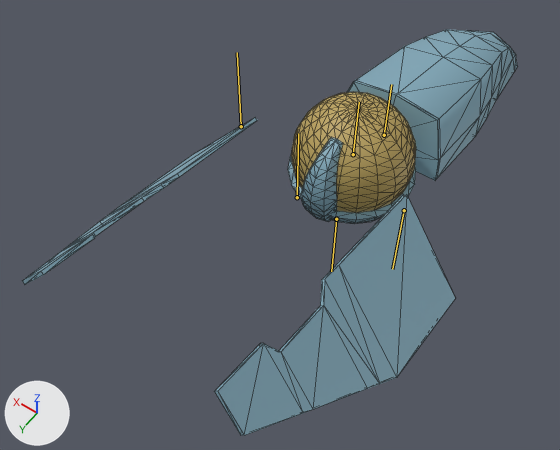
The FBX model Work/Unreal/ParticleRush/Import/Final/Rush_E/Anims/animmesh_Rush_idle.fbx, before and after one commit.
Before and after are seen from a camera (50 mm lens) standing at (-0.8, 1.73, 1.9) and looking at (0.15, 0.4, -0.19). The axes (+X, +Y, +Z) are drawn at lower left. The lights are the same throughout. The bones that bend it are drawn over the model as lines. Mesh edges are drawn as thin lines.

In view in the first picture: 'engine_geo', 'harness_luck_geo', 'lefte_wing_geo', 'prticle_sphere_geo', 'right_wing_geo', 'wing_supportColumn_geo'.
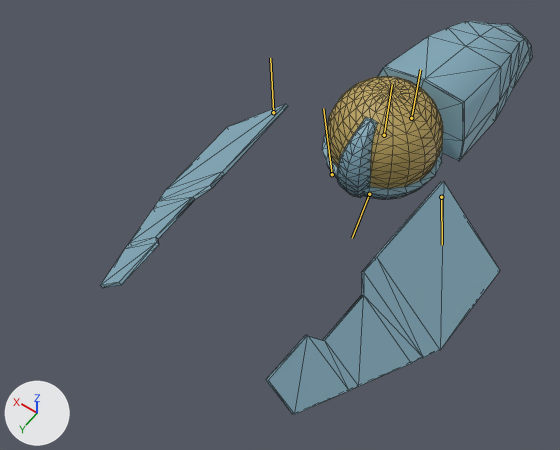
The newer file adds an action. The first version stands in its rest pose; the second is drawn at frame 31 of the action 'Take 001'.

The edits, one by one:
Bone 'root' (bone_root) moves from (0.0, 0.0, 0.0) to (0.0, -8.4, 21.0).
Bone 'right_wing' (bone_right_wing) turns from (0, 0, 0) to (0, 0, -10) degrees about its own x, y and z.
Bone 'right_wing_tip' (bone_right_wing_tip) turns from (0, 0, 0) to (-10, 3, 15) degrees about its own x, y and z.
Bone 'lefte_wing' (bone_lefte_wing) turns from (0, 0, 0) to (0, 0, -10) degrees about its own x, y and z.
Bone 'lefte_wing_tip' (bone_lefte_wing_tip) turns from (0, 0, 0) to (-10, 3, 15) degrees about its own x, y and z.

Changed parts and their boxes [x1, y1, x2, y2] in the pictures (560 x 450 px):
'lefte_wing_geo', posed
    before: [214, 194, 455, 436]
    after: [266, 181, 500, 415]
'engine_geo', posed (9% narrower, 8% shorter)
    before: [346, 29, 518, 181]
    after: [377, 21, 533, 161]
'prticle_sphere_geo', posed (6% narrower, 7% shorter)
    before: [291, 92, 416, 213]
    after: [326, 76, 443, 189]
'right_wing_geo', posed (20% narrower, 10% taller)
    before: [22, 117, 257, 284]
    after: [100, 104, 288, 288]
'wing_supportColumn_geo', posed
    before: [301, 137, 343, 222]
    after: [337, 117, 377, 198]
'harness_luck_geo', posed (6% narrower)
    before: [288, 155, 416, 224]
    after: [322, 133, 442, 199]
bone 'root', root to tip
    before: (353, 154) to (359, 102)
    after: (384, 135) to (392, 84)
bone 'right_wing', root to tip
    before: (297, 197) to (298, 133)
    after: (332, 174) to (323, 108)
bone 'right_wing_tip', root to tip
    before: (241, 126) to (237, 52)
    after: (273, 112) to (270, 58)
bone 'lefte_wing', root to tip
    before: (336, 219) to (331, 271)
    after: (369, 194) to (352, 238)
bone 'lefte_wing_tip', root to tip
    before: (404, 210) to (392, 269)
    after: (441, 197) to (442, 245)
